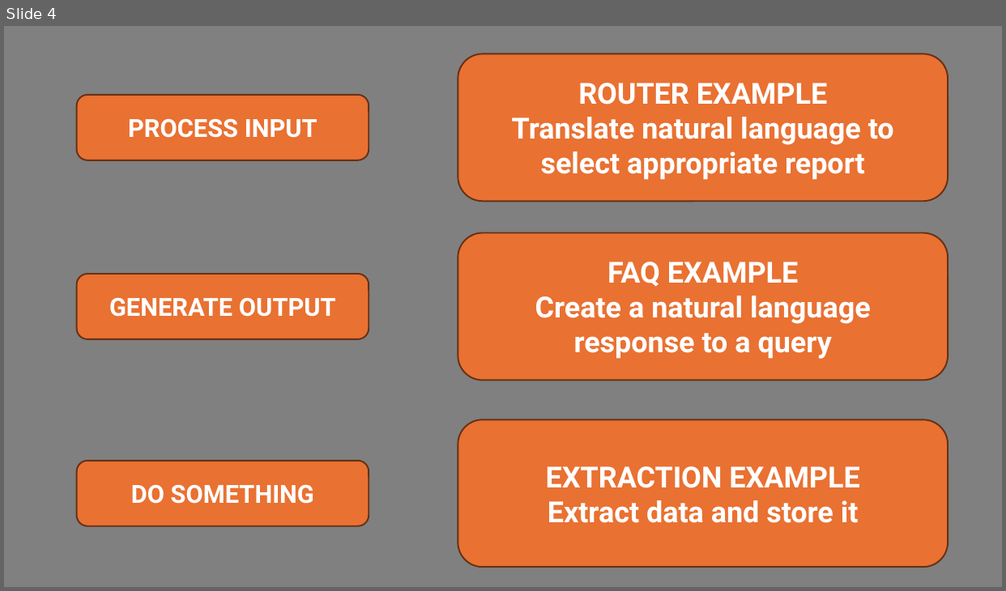
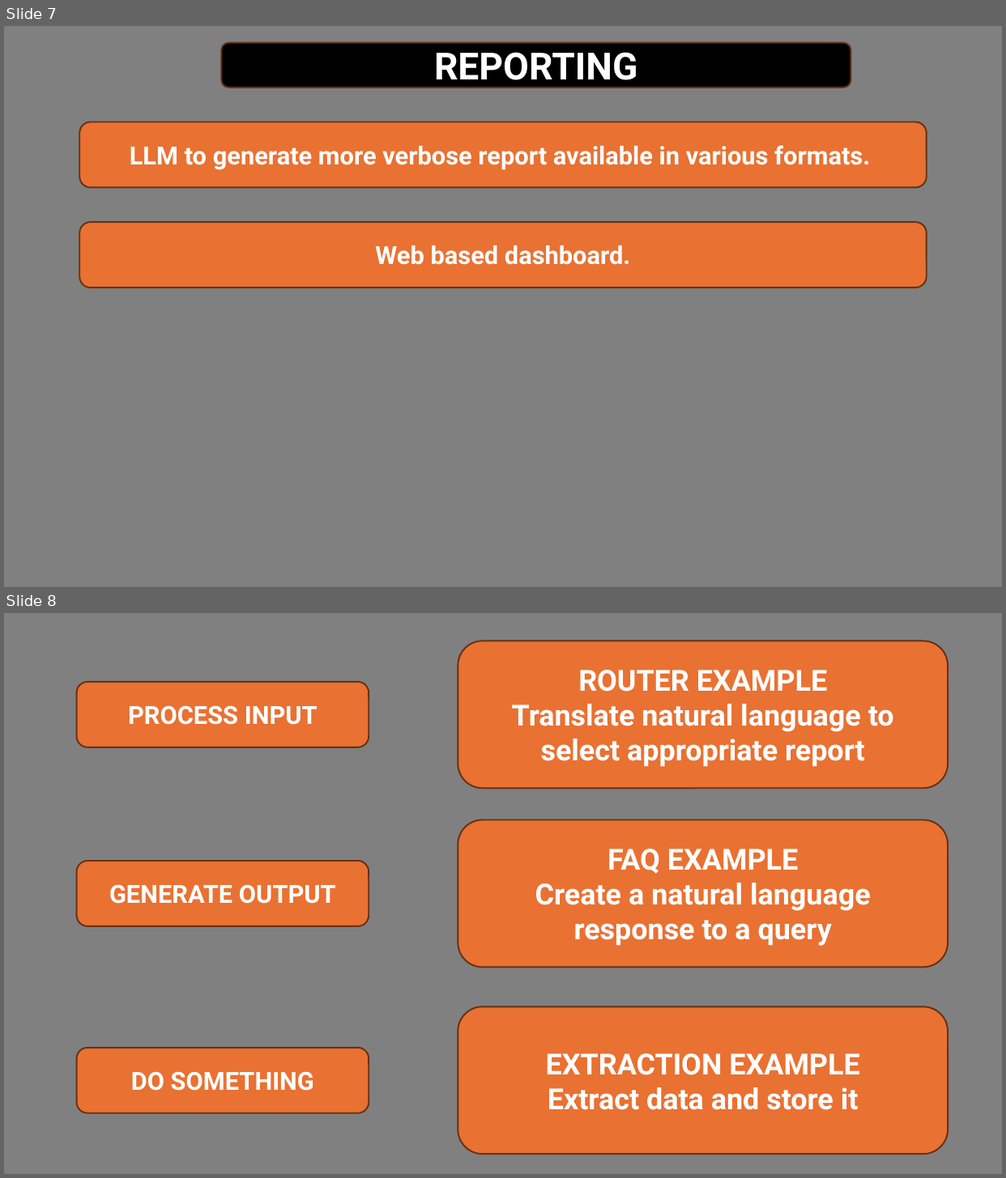
Before and after one commit to Python-Test-Engineer/django-con-eu, a slide deck: ai-agents.pptx. Shown one above the other, each under a label of ours: slide 4 before the commit, slides 7 and 8 after it. The pictures are 1006x591 and 1006x1178 pixels, drawn with LibreOffice and Linux fonts; fonts in the diff are those of the drawing. Boxes give left, top, right and bottom in pixels: in the first picture for what was removed or moved away, otherwise in the second. Text is boxed around its words. In the diff, an @@ line names an element or a change of style, - is before the commit and + after.

```diff
--- a/ai-agents.pptx
+++ b/ai-agents.pptx
@@ slide 7 added at <box>4,26,1002,587</box>, background #808080 @@
@@ rounded rectangle added at <box>221,42,850,88</box>, fill #000000, outline #663216 1.5 pt, 36 pt, text #FFFFFF, bold @@
+REPORTING
@@ rounded rectangle added at <box>79,122,927,188</box>, fill #E97132, outline #663216 1.5 pt, 24 pt, text #FFFFFF, bold @@
+LLM to generate more verbose report available in various formats.
@@ rounded rectangle added at <box>79,222,927,288</box>, fill #E97132, outline #663216 1.5 pt, 24 pt, text #FFFFFF, bold @@
+Web based dashboard.
@@ what was slide 4 is now slide 8 @@
```
Also in this commit, not shown: 3 other slides added, 5 other files.
